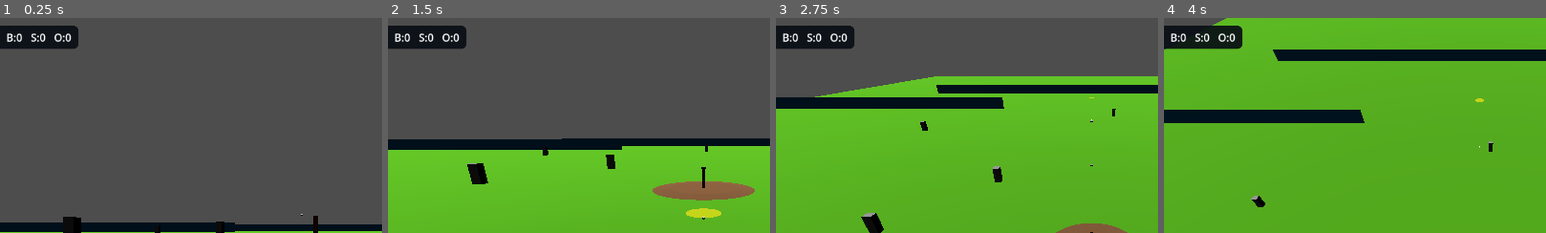
Above: before the commit, frames 1-4 (left to right).
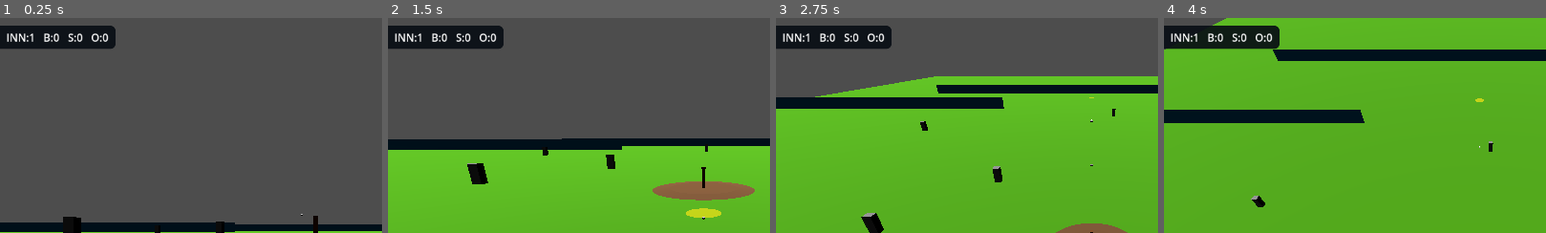
Above: after the commit, the same moments.

Repository: faintdeception/BaseballRivals_GD
Game: Godot game, scene res://gameplay/gameplay.tscn
The game is run twice, just before and just after one commit, with the same random seed, the same clock (stepped at 60 frames per second) and the same inputs.
Inputs (mouse positions are % of the whole screen's width and height, from its top left):
- Up to frame 1 (0.25 s): no input
- Up to frame 2 (1.5 s): tap Enter at 0.5 s; move the mouse to (72, 45) at 0.52 s; hold D 0.53-1.25 s; tap 1 at 0.6 s; click (72, 45) at 0.67 s; tap Space at 0.77 s; drag from (30, 55) to (45, 70) at 1.27 s
- Up to frame 3 (2.75 s): move the mouse to (60, 28) at 2.02 s; hold D from 2.03 s (still down); tap 3 at 2.1 s
- Up to frame 4 (4 s): release D at 2.75 s; drag from (45, 70) to (20, 35) at 2.77 s; move the mouse to (80, 65) at 3.52 s; hold A from 3.53 s (still down); tap Shift at 3.6 s; tap Space at 3.77 s
The pictures show only the part of the screen within x 9-59%, y 1-51%; the shares and areas given below are measured in that part.

The runs differ from the first frame. In frame 1, 1.5% of the frame differs, in the area x 2-31%, y 3-15%; in frame 2, 1.5%; in frame 3, 1.5%; in frame 4, 1.6%.

Commit message:
Add inning label to score HUD and connect inning changes to refresh functionality

Diff:
--- a/gameplay/ui/score_hud.gd
+++ b/gameplay/ui/score_hud.gd
@@ -2,6 +2,7 @@
 
 @onready var team_label: Label = $PanelContainer/HBoxContainer/TeamLabel
 @onready var score_label: Label = $PanelContainer/HBoxContainer/ScoreLabel
+@onready var inning_label: Label = $PanelContainer/HBoxContainer/InningLabel
 @onready var balls_label: Label = $PanelContainer/HBoxContainer/BallsLabel
 @onready var strikes_label: Label = $PanelContainer/HBoxContainer/StrikesLabel
 @onready var outs_label: Label = $PanelContainer/HBoxContainer/OutsLabel
@@ -12,6 +13,7 @@
 	GameState.strikes_changed.connect(_on_count_changed)
 	GameState.bases_changed.connect(_refresh)
 	GameState.outs_changed.connect(_on_count_changed)
+	GameState.inning_changed.connect(_on_count_changed)
 	GameState.batting_team_changed.connect(_refresh)
 	_refresh()
 
@@ -23,6 +25,7 @@
 func _refresh() -> void:
 	team_label.text = GameState.current_team_name()
 	score_label.text = str(GameState.current_team_score())
+	inning_label.text = "INN:%d" % GameState.inning
 	balls_label.text = "B:%d" % GameState.balls
 	strikes_label.text = "S:%d" % GameState.strikes
 	outs_label.text = "O:%d" % GameState.outs
--- a/gameplay/ui/score_hud.tscn
+++ b/gameplay/ui/score_hud.tscn
@@ -36,6 +36,10 @@
 theme_override_font_sizes/font_size = 16
 text = "0"
 
+[node name="InningLabel" type="Label" parent="PanelContainer/HBoxContainer"]
+layout_mode = 2
+text = "INN:1"
+
 [node name="BallsLabel" type="Label" parent="PanelContainer/HBoxContainer"]
 layout_mode = 2
 text = "B:0"
